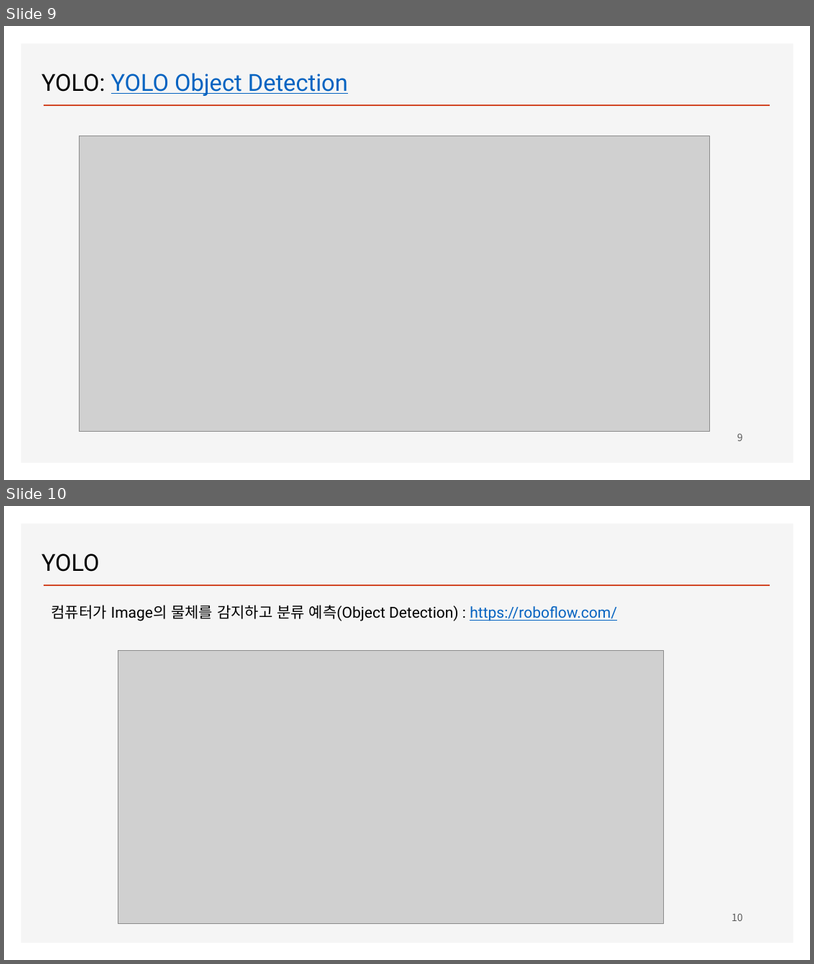
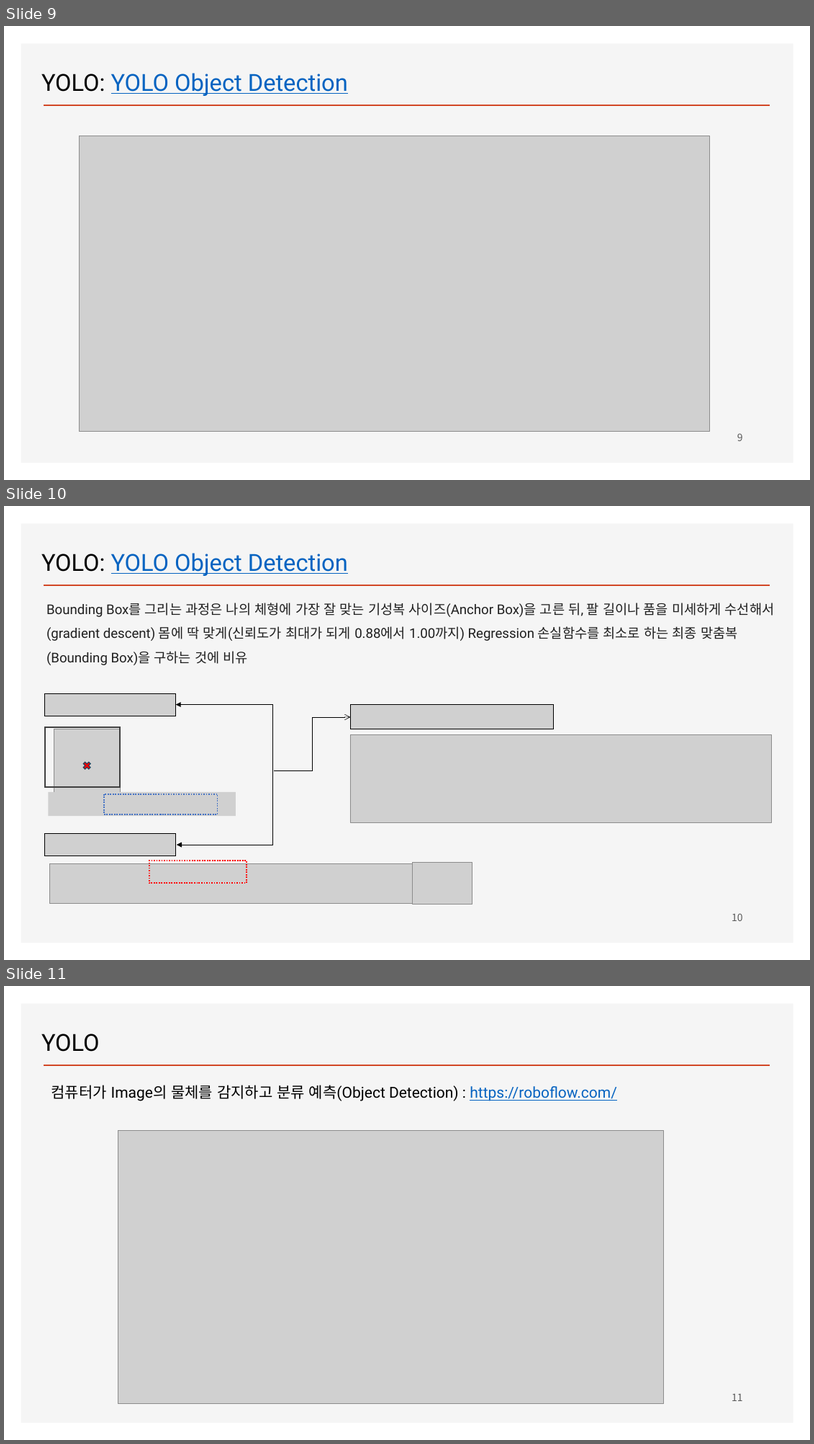
Before and after one commit to ancestor9/2026_Fall_Deep-Learning-with-Python, a slide deck: CNN/Object detection_YOLO.pptx. Shown one above the other, each under a label of ours: slides 9 and 10 before the commit, slides 9, 10 and 11 after it. The pictures are 814x964 and 814x1444 pixels, drawn with LibreOffice and Linux fonts; fonts in the diff are those of the drawing; grey boxes stand for pictures; background and template pictures are left out. Boxes give left, top, right and bottom in pixels: in the first picture for what was removed or moved away, otherwise in the second. Text is boxed around its words. In the diff, an @@ line names an element or a change of style, - is before the commit and + after.

```diff
--- a/CNN/Object detection_YOLO.pptx
+++ b/CNN/Object detection_YOLO.pptx
@@ slide 10 added at [4, 506, 810, 960], background #FFFFFF; not listed: 2 template elements that a slide beside it also shows @@
@@ text added at [41, 553, 348, 576], 28 pt, text #0563C1, underline @@
+YOLO: YOLO Object Detection
@@ text added at [46, 602, 775, 665], 16 pt, text #1F1F1F @@
+Bounding Box를 그리는 과정은 나의 체형에 가장 잘 맞는 기성복 사이즈(Anchor Box)을 고른 뒤, 팔 길이나 품을 미세하게 수선해서(gradient descent) 몸에 딱 맞게(신뢰도가 최대가 되게 0.88에서 1.00까지) Regression 손실함수를 최소로 하는 최종 맞춤복(Bounding Box)을 구하는 것에 비유
@@ picture added at [45, 693, 176, 716] @@
@@ elbow double arrow added from (176, 705) to (177, 845), #000000 0.5 pt @@
@@ elbow arrow added from (274, 770) to (350, 717), #000000 0.5 pt @@
@@ picture added at [350, 705, 554, 729] @@
@@ picture added at [350, 735, 772, 822] @@
@@ group added at [45, 728, 236, 816]: 2 pictures, 1 rectangle, 1 cross @@
@@ rectangle added at [104, 794, 218, 815], outline #4472C4 1.5 pt dashed @@
@@ picture added at [45, 834, 176, 856] @@
@@ picture added at [50, 864, 414, 903] @@
@@ rectangle added at [149, 860, 247, 883], outline #FF0000 1.5 pt dashed @@
@@ picture added at [413, 862, 472, 903] @@
@@ page number added at [732, 913, 743, 921], 12 pt, text #595959 @@
+10
@@ what was slide 10 is now slide 11 @@
@@ page number at [732, 1394, 743, 1401]: text changed @@
-10
+11
```
Also in this commit, not shown: 2 slides changed.
